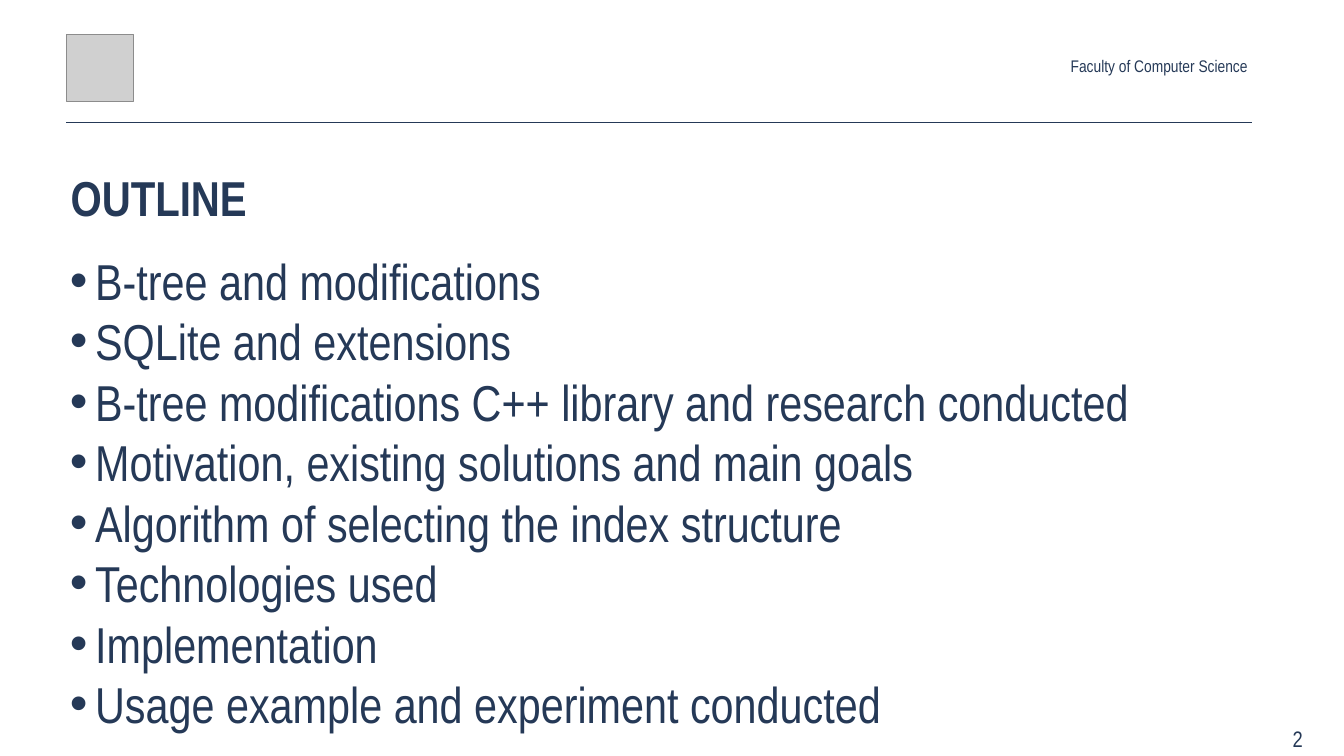
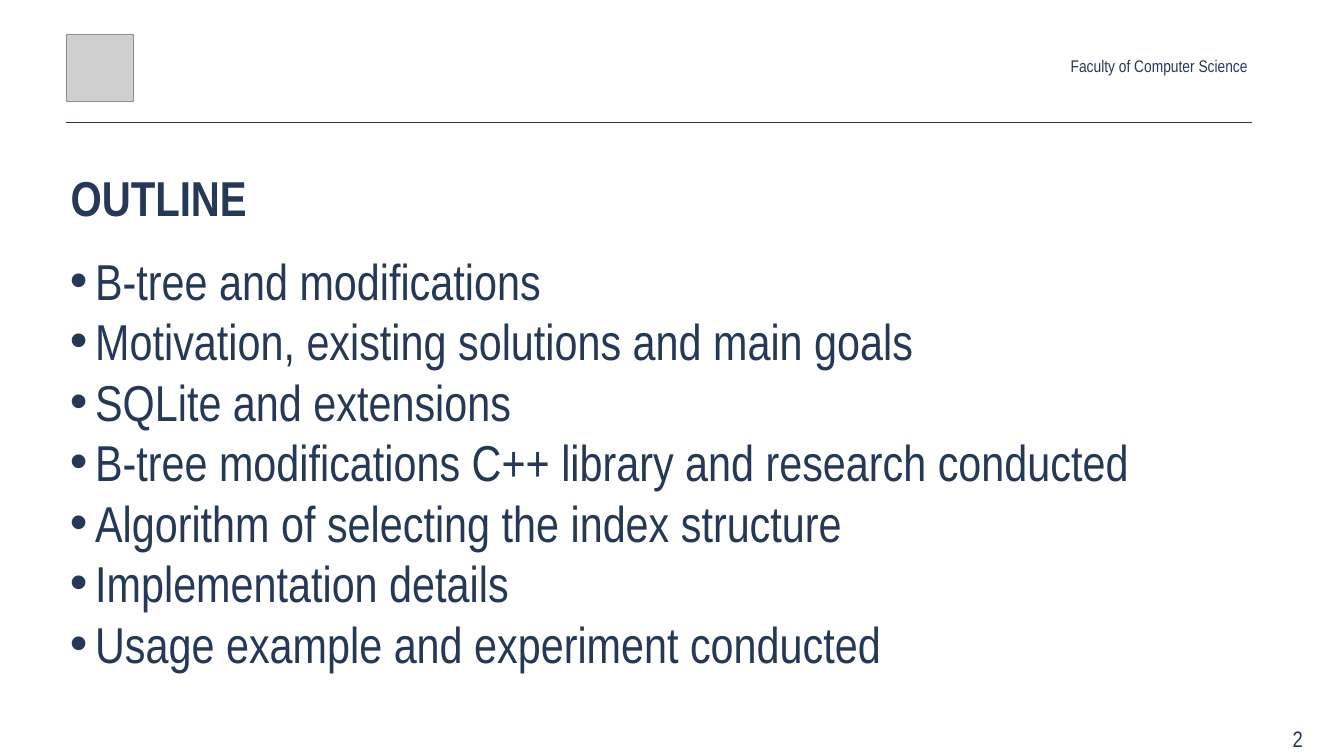
Before and after one commit to Glost/btrees_2019, a slide deck: slide 2 of root/docs/slides/Anton_Rigin_SYRCoSE_2019.pptx. Drawn at 1344x756 pixels with LibreOffice and Linux fonts; fonts in the diff are those of the drawing; grey boxes stand for pictures. Boxes give left, top, right and bottom in pixels: in the first picture for what was removed or moved away, otherwise in the second. Text is boxed around its words. In the diff, an @@ line names an element or a change of style, - is before the commit and + after.

```diff
--- a/root/docs/slides/Anton_Rigin_SYRCoSE_2019.pptx
+++ b/root/docs/slides/Anton_Rigin_SYRCoSE_2019.pptx
@@ text at box(95, 323, 913, 370): paragraph added @@
+• Motivation, existing solutions and main goals
@@ text at box(95, 444, 913, 491): paragraph removed @@
-• Motivation, existing solutions and main goals
@@ text at box(95, 565, 508, 612): text changed @@
-• Technologies used
-• Implementation
+• Implementation details
```
Also in this commit, not shown: 18 other slides changed, 1 other file.
